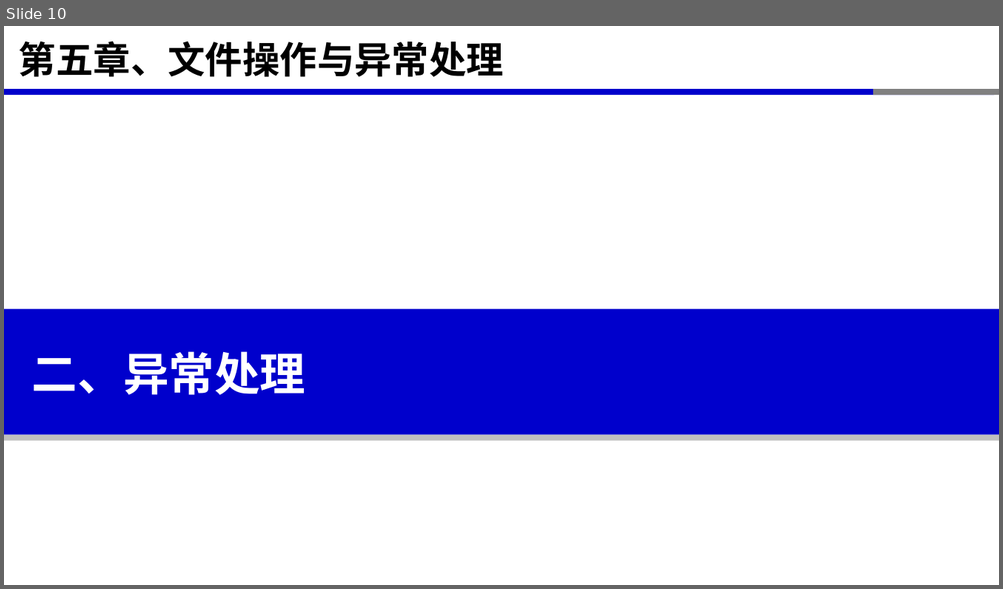
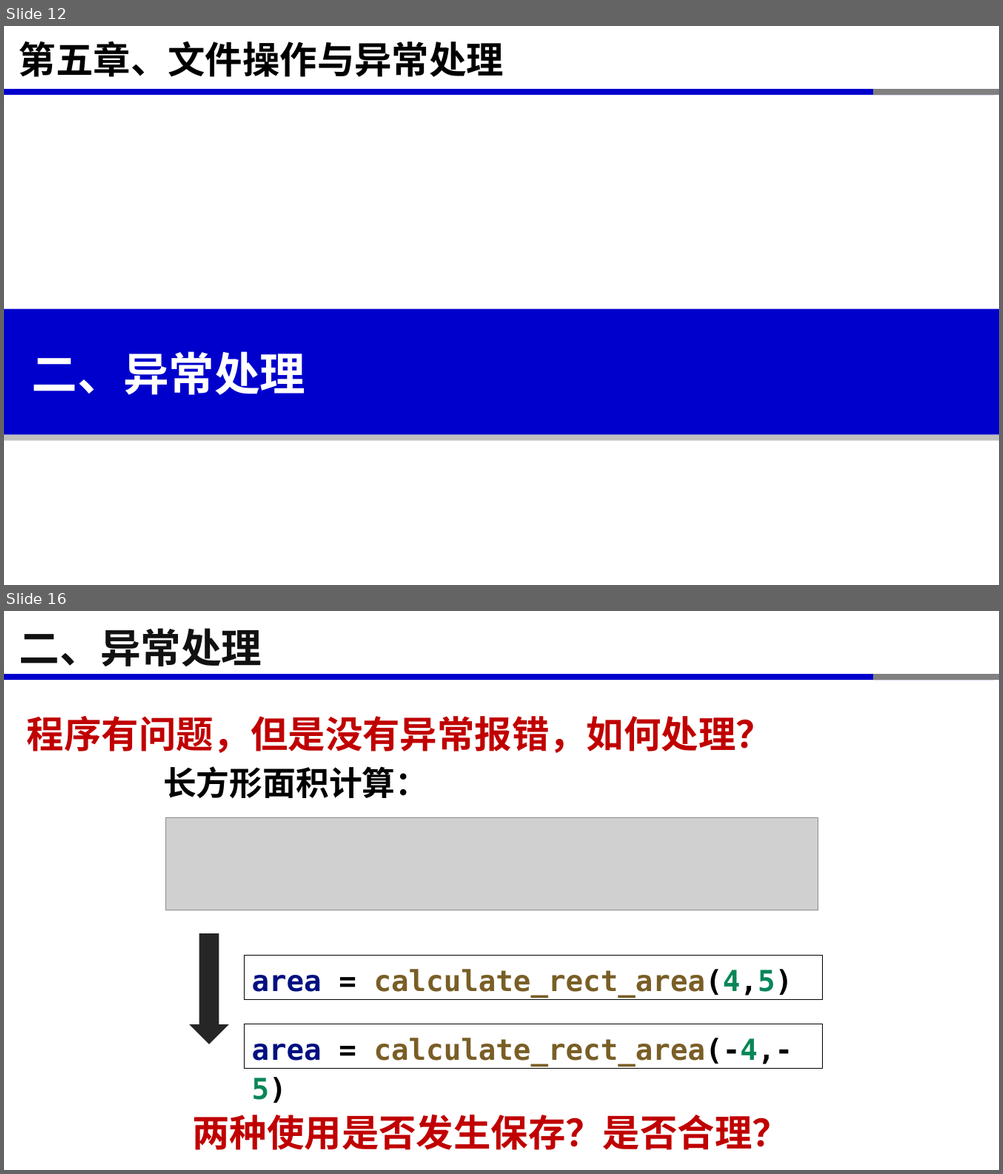
Before and after one commit to xinluo2018/programming-basics, a slide deck: 第5章-文件操作与异常处理/第5章-文件操作与异常处理.pptx. Shown one above the other, each under a label of ours: slide 10 before the commit, slides 12 and 16 after it; the slides between them are not shown. The pictures are 1003x589 and 1003x1174 pixels, drawn with LibreOffice and Linux fonts; fonts in the diff are those of the drawing; grey boxes stand for pictures. Boxes give left, top, right and bottom in pixels: in the first picture for what was removed or moved away, otherwise in the second. Text is boxed around its words. In the diff, an @@ line names an element or a change of style, - is before the commit and + after.

```diff
--- a/第5章-文件操作与异常处理/第5章-文件操作与异常处理.pptx
+++ b/第5章-文件操作与异常处理/第5章-文件操作与异常处理.pptx
@@ slide 16 added at (x1=4, y1=611, x2=999, y2=1170), background #FFFFFF; not listed: 2 template elements that a slide beside it also shows @@
@@ text added at (x1=20, y1=628, x2=262, y2=667), 39 pt, text #111111, bold @@
+二、异常处理
@@ text added at (x1=27, y1=716, x2=773, y2=753), 36 pt, text #C00000, bold @@
+程序有问题，但是没有异常报错，如何处理？
@@ text added at (x1=163, y1=766, x2=429, y2=798), 32 pt, text #000000, bold @@
+长方形面积计算：
@@ picture added at (x1=166, y1=817, x2=818, y2=910) @@
@@ down arrow added at (x1=189, y1=934, x2=228, y2=1045), fill #262626 @@
@@ rectangle added at (x1=244, y1=956, x2=822, y2=999), outline #000000 0.75 pt, 28 pt, text #795E26, bold @@
+area = calculate_rect_area(4,5)
@@ rectangle added at (x1=244, y1=1025, x2=822, y2=1068), outline #000000 0.75 pt, 28 pt, text #795E26, bold @@
+area = calculate_rect_area(-4,-5)
@@ text added at (x1=193, y1=1115, x2=789, y2=1150), 36 pt, text #C00000, bold @@
+两种使用是否发生保存？是否合理？
@@ what was slide 10 is now slide 12 @@
```
Also in this commit, not shown: 8 slides changed, 4 other slides added, 2 slides removed, 7 other files.
